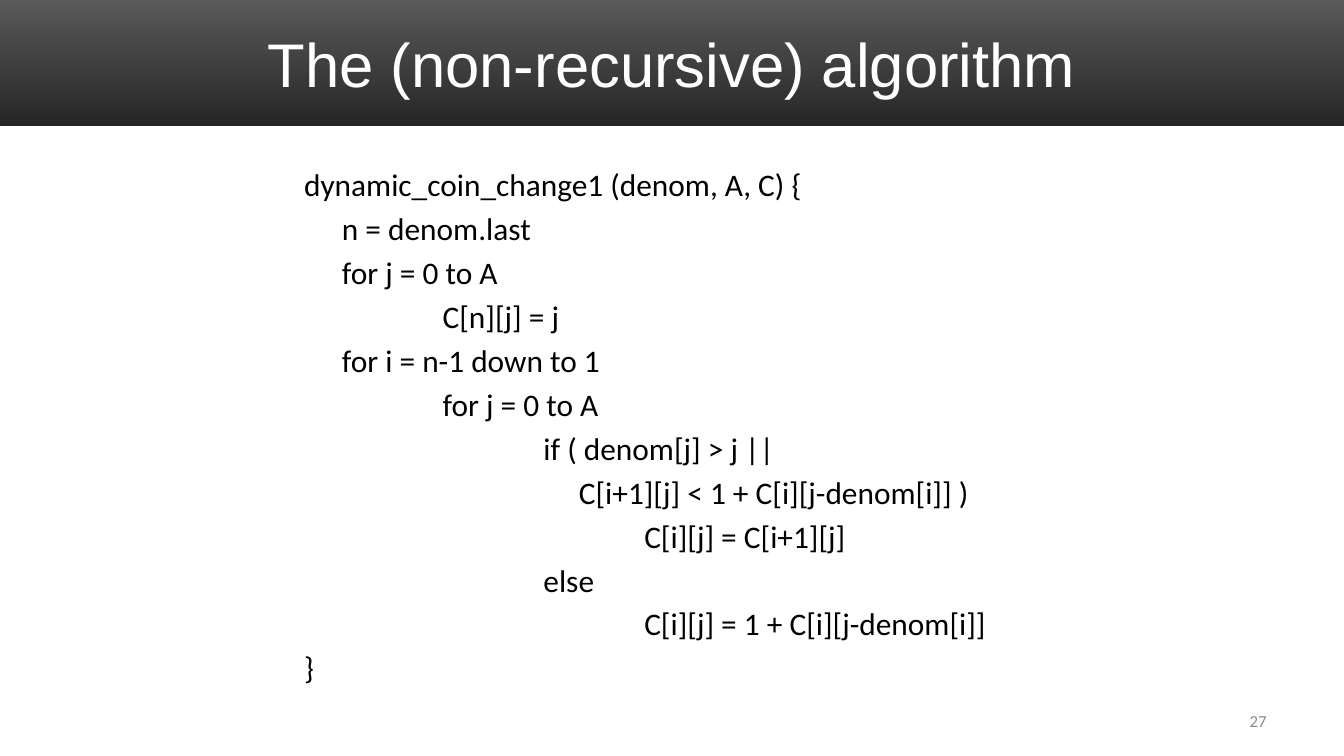
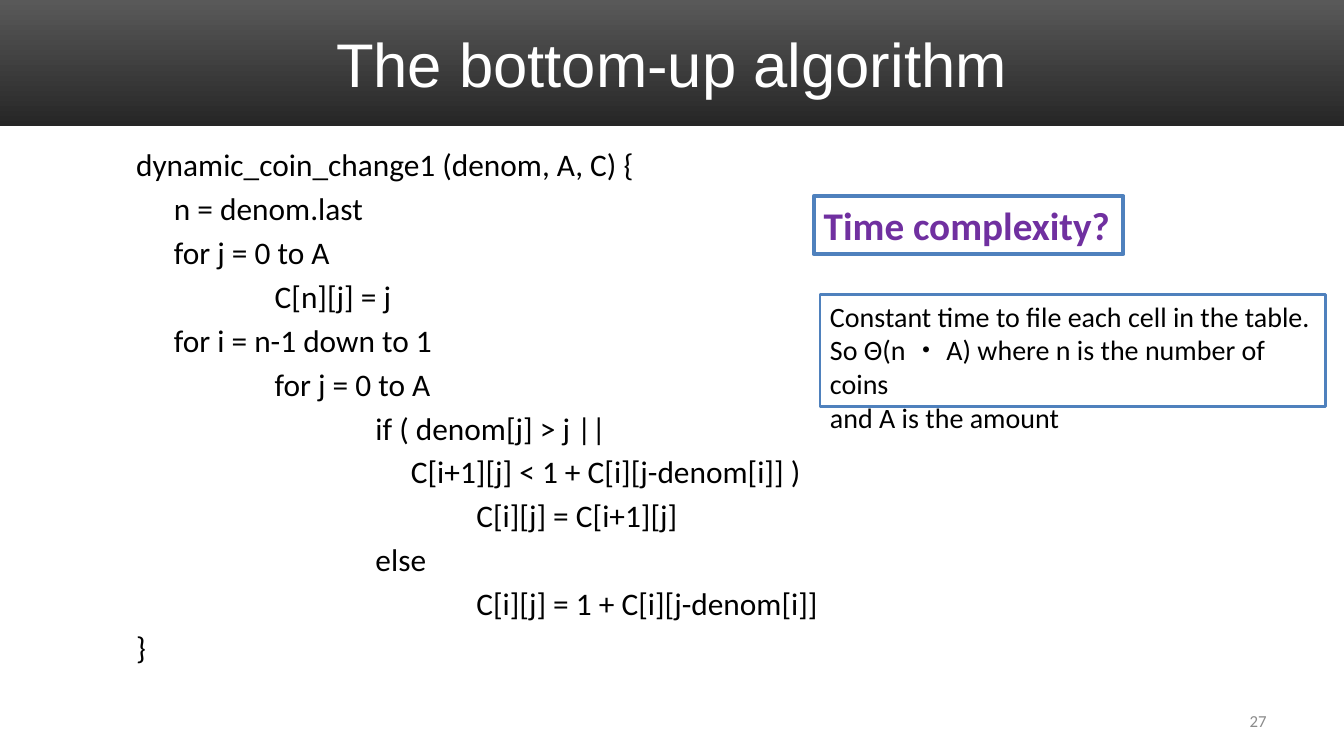
Before and after one commit to uva-cs/cs4102-f21, a slide deck: slide 27 of slides/DP_Greedy_coinChange.pptx. Drawn at 1344x756 pixels with LibreOffice and Linux fonts; fonts in the diff are those of the drawing. Boxes give left, top, right and bottom in pixels: in the first picture for what was removed or moved away, otherwise in the second. Text is boxed around its words. In the diff, an @@ line names an element or a change of style, - is before the commit and + after.

Commit message:
Made small improvements to coin changing slides

```diff
--- a/slides/DP_Greedy_coinChange.pptx
+++ b/slides/DP_Greedy_coinChange.pptx
@@ title at [336, 42, 1006, 99]: text changed @@
-The (non-recursive) algorithm
+The bottom-up algorithm
@@ text "dynamic_coin_change1 (denom, A, C) {": place and size @@
-text "dynamic_coin_change1 (denom, A, C) {" at [304, 173, 986, 641]
+text "dynamic_coin_change1 (denom, A, C) {" at [136, 153, 818, 621]
@@ rectangle added at [814, 197, 1123, 254], outline #4F81BD 3 pt, 28 pt, text #7030A0, bold @@
+Time complexity?
@@ rectangle added at [820, 294, 1326, 406], outline #4F81BD 2 pt, 20 pt, text #000000 @@
+Constant time to file each cell in the table.
+So Θ(n ・ A) where n is the number of coins
+and A is the amount
```
Also in this commit, not shown: 5 other slides changed.
